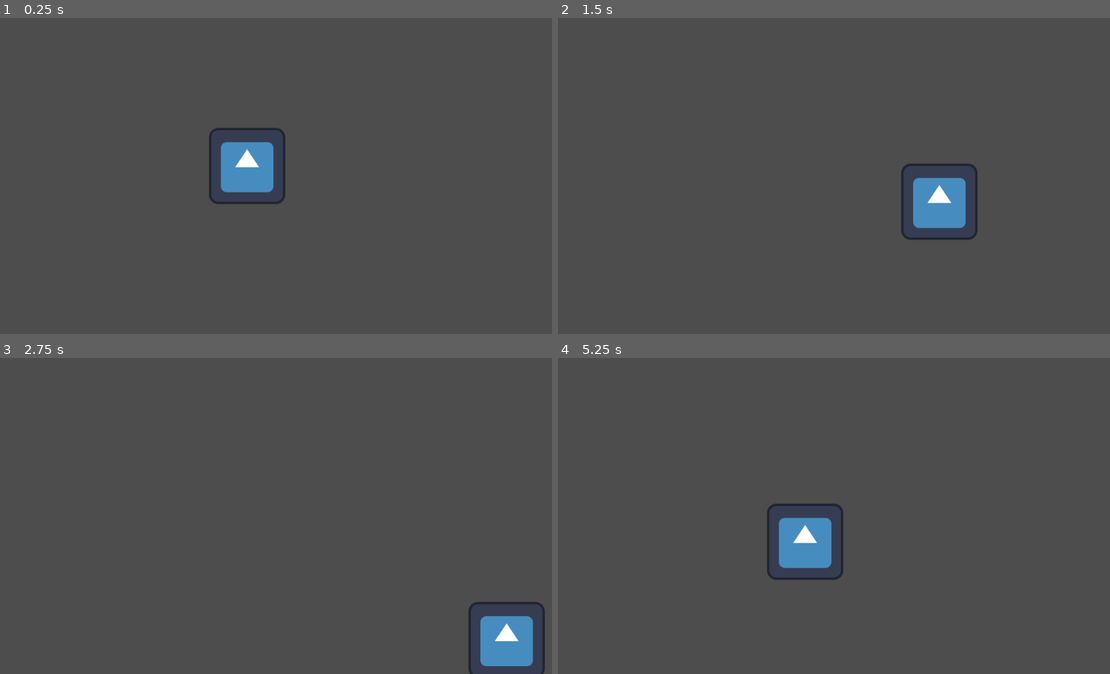
Above: before the commit, frames 1-4 (two rows, left to right).
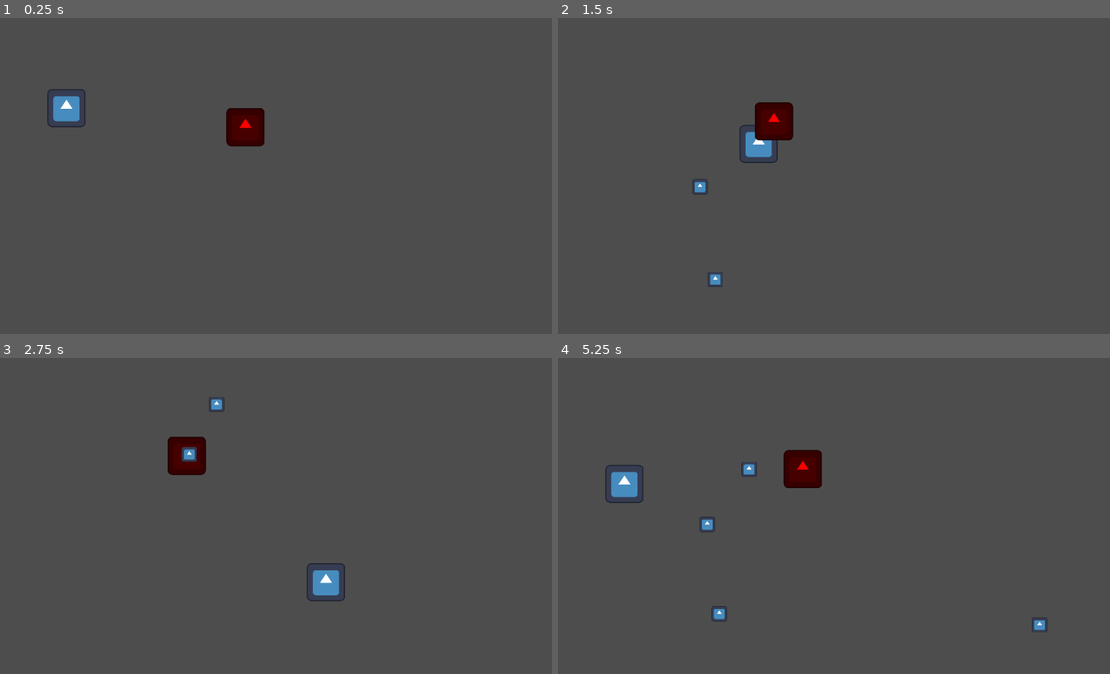
Above: after the commit, the same moments.

Repository: rakthalekk/EndureTheFungeon
Game: Godot game, scene res://src/enemy_scene.tscn
The game is run twice, just before and just after one commit, with the same random seed, the same clock (stepped at 60 frames per second) and the same inputs. Before the commit the project starts from res://src/main.tscn. The engine's default icon, where the game draws it, is replaced by a stand-in: a white triangle on a blue panel in a dark square.
Inputs (mouse positions are in pixels of both pictures, inside the frame that each line leads up to):
- Up to frame 1 (0.25 s): no input
- Up to frame 2 (1.5 s): tap Enter at 0.5 s; move the mouse to (949, 157) at 0.52 s; hold D (move_right) 0.53-1.28 s; move the mouse to (707, 188) at 1.27 s; hold S (move_down) from 1.28 s (still down)
- Up to frame 3 (2.75 s): move the mouse to (320, 443) at 2.02 s; release S (move_down) at 2.03 s; hold D (move_right) from 2.03 s (still down)
- Up to frame 4 (5.25 s): move the mouse to (795, 576) at 2.77 s; release D (move_right) at 2.78 s; hold W (move_up) 2.78-3.53 s; move the mouse to (994, 560) at 3.52 s; hold A (move_left) 3.53-5.03 s; move the mouse to (651, 465) at 4.27 s; move the mouse to (850, 512) at 5.02 s; hold S (move_down) from 5.03 s (still down)

The runs differ from the first frame. In frame 1, 3.1% of the frame differs, in the area x 8-52%, y 22-59%; in frame 2, 3.3%; in frame 3, 3.2%; in frame 4, 3.6%, in the area x 8-89%, y 29-87%.

Commit message:
more enemy patterns

Diff:
--- a/project.godot
+++ b/project.godot
@@ -11,7 +11,7 @@
 [application]
 
 config/name="Endure The Fungeon"
-run/main_scene="res://src/main.tscn"
+run/main_scene="res://src/enemy_scene.tscn"
 config/features=PackedStringArray("4.2", "GL Compatibility")
 config/icon="res://icon.svg"
 
@@ -19,6 +19,7 @@
 
 JokeDatabase="*res://src/joke_database.tscn"
 ProjectileDatabase="*res://src/projectile_database.tscn"
+EnemyDatabase="*res://src/enemy_database.tscn"
 
 [display]
 
--- a/src/PlayerMovement.gd
+++ /dev/null
@@ -1,22 +0,0 @@
-extends Area2D
-@export var move_speed = 400;
-var screen_size;
-
-# Called when the node enters the scene tree for the first time.
-func _ready():
-	pass # Replace with function body.
-	screen_size = get_viewport_rect().size;
-
-
-# Called every frame. 'delta' is the elapsed time since the previous frame.
-func _process(delta):
-	var velocity = Vector2.ZERO;
-	if Input.is_action_pressed("move_up"):
-		velocity.y = 1;
-	if Input.is_action_pressed("move_down"):
-		velocity.y = -1;
-	if Input.is_action_pressed("move_up"):
-		velocity.x = 1;
-	if Input.is_action_pressed("move_up"):
-		velocity.x = -1;
-	pass
--- a/src/PlayerScene.tscn
+++ /dev/null
@@ -1,19 +0,0 @@
-[gd_scene load_steps=4 format=3 uid="uid://b20sqy78h55q7"]
-
-[ext_resource type="Script" path="res://src/PlayerMovement.gd" id="1_c1ftk"]
-[ext_resource type="Texture2D" uid="uid://l11c7kl026c8" path="res://icon.svg" id="2_cmuy2"]
-
-[sub_resource type="CapsuleShape2D" id="CapsuleShape2D_bvmoh"]
-
-[node name="Player" type="Area2D"]
-script = ExtResource("1_c1ftk")
-metadata/_edit_group_ = true
-
-[node name="AnimatedSprite2D" type="AnimatedSprite2D" parent="."]
-visible = false
-
-[node name="CollisionShape2D" type="CollisionShape2D" parent="."]
-shape = SubResource("CapsuleShape2D_bvmoh")
-
-[node name="Sprite2D" type="Sprite2D" parent="."]
-texture = ExtResource("2_cmuy2")
--- a/src/enemy.gd
+++ b/src/enemy.gd
@@ -1,30 +1,37 @@
+class_name Enemy
 extends CharacterBody2D
 
 
-const SPEED = 50.0
+const BULLET = preload("res://src/enemy_bullet.tscn")
 
-const BULLET = preload("res://src/enemy_bullet.tscn")
+var data: EnemyData
 
 var player: CharacterBody2D
 var direction: Vector2
 
 var fire_direction: Vector2
 
-var move_patterns = ["Approach", "Flee", "Strafe"]
-var move_pattern = move_patterns.pick_random()
+enum MoveType {APPROACH, FLEE, STRAFE, CRAWL}
+enum ShootType {DIRECT, SPIRAL, SPREAD}
 
-var fire_patterns = ["Direct", "Spiral"]
-var fire_pattern = fire_patterns.pick_random()
+var move_pattern = MoveType.values().pick_random()
+#var move_pattern = MoveType.CRAWL
+
+var shoot_pattern = ShootType.values().pick_random()
+#var shoot_pattern = ShootType.DIRECT
 
 
 func _ready():
 	player = get_tree().get_first_node_in_group("player")
+	data = EnemyDatabase.get_enemy_data("Enemy")
 
-	if move_pattern == "Strafe":
+	if move_pattern == MoveType.STRAFE:
 		$WanderTimer.start(randf_range(1, 2))
 		direction = Vector2(1, 0)
+	elif move_pattern == MoveType.CRAWL:
+		$WaitTimer.start(1)
 
-	if fire_pattern == "Spiral":
+	if shoot_pattern == ShootType.SPIRAL:
 		fire_direction = Vector2(0, 1)
 		$ShootTimer.start(0.5)
 
@@ -32,30 +39,50 @@
 func _physics_process(delta):
 	movement()
 
-	velocity = direction * SPEED
+	velocity = direction * data.speed
 
 	move_and_slide()
 
 
 func movement():
 	match move_pattern:
-		"Approach":
-			direction = (player.global_position - global_position).normalized()
-		"Flee":
-			direction = (global_position - player.global_position).normalized()
-		"Strafe":
+		MoveType.APPROACH:
+			if global_position.distance_to(player.global_position) < data.nearby_distance:
+				direction = (player.global_position - global_position).normalized()
+			else:
+				direction = Vector2.ZERO
+		MoveType.FLEE:
+			if global_position.distance_to(player.global_position) < data.nearby_distance:
+				direction = (global_position - player.global_position).normalized()
+			else:
+				direction = Vector2.ZERO
+		MoveType.STRAFE:
+			pass
+		MoveType.CRAWL:
 			pass
 
 
 func shoot():
-	match fire_pattern:
-		"Direct":
+	match shoot_pattern:
+		ShootType.DIRECT:
 			fire_direction = (player.global_position - global_position).normalized()
-			$ShootTimer.start(1)
-		"Spiral":
-			fire_direction = fire_direction.rotated(deg_to_rad(45))
-			$ShootTimer.start(0.5)
+			$ShootTimer.start(0.7)
+			create_bullet()
+		ShootType.SPIRAL:
+			fire_direction = fire_direction.rotated(deg_to_rad(30))
+			$ShootTimer.start(0.3)
+			create_bullet()
+		ShootType.SPREAD:
+			fire_direction = (player.global_position - global_position).normalized()
+			create_bullet()
+			fire_direction = fire_direction.rotated(deg_to_rad(20))
+			create_bullet()
+			fire_direction = fire_direction.rotated(deg_to_rad(-40))
+			create_bullet()
+			$ShootTimer.start(2)
 
+
+func create_bullet():
 	var bullet = BULLET.instantiate() as EnemyBullet
 	bullet.global_position = global_position
 	bullet.heading = fire_direction
@@ -72,5 +99,18 @@
 
 
 func _on_wander_timer_timeout():
-	direction = -direction
-	$WanderTimer.start(randf_range(1, 2))
+	if move_pattern == MoveType.STRAFE:
+		direction = -direction
+		$WanderTimer.start(randf_range(1, 2))
+	elif move_pattern == MoveType.CRAWL:
+		direction = Vector2.ZERO
+		$WaitTimer.start(randf_range(1, 2))
+
+
+func _on_wait_timer_timeout():
+	if global_position.distance_to(player.global_position) < data.nearby_distance:
+		direction = (player.global_position - global_position).normalized()
+	else:
+		direction = Vector2(randf_range(-1, 1), randf_range(-1, 1)).normalized()
+
+	$WanderTimer.start(1)
--- a/src/enemy.tscn
+++ b/src/enemy.tscn
@@ -30,12 +30,17 @@
 shape = SubResource("CircleShape2D_v1sgm")
 
 [node name="ShootTimer" type="Timer" parent="."]
+wait_time = 0.7
 one_shot = true
 autostart = true
 
 [node name="WanderTimer" type="Timer" parent="."]
 one_shot = true
 
+[node name="WaitTimer" type="Timer" parent="."]
+one_shot = true
+
 [connection signal="body_entered" from="Hitbox" to="." method="_on_hitbox_body_entered"]
 [connection signal="timeout" from="ShootTimer" to="." method="_on_timer_timeout"]
 [connection signal="timeout" from="WanderTimer" to="." method="_on_wander_timer_timeout"]
+[connection signal="timeout" from="WaitTimer" to="." method="_on_wait_timer_timeout"]
--- /dev/null
+++ b/src/enemy_data.gd
@@ -0,0 +1,5 @@
+class_name EnemyData
+extends Sprite2D
+
+@export var speed = 100
+@export var nearby_distance = 300
--- /dev/null
+++ b/src/enemy_database.gd
@@ -0,0 +1,9 @@
+extends Node2D
+
+
+func _ready():
+	hide()
+
+
+func get_enemy_data(e_name: String) -> EnemyData:
+	return get_node(e_name)
--- /dev/null
+++ b/src/enemy_database.tscn
@@ -0,0 +1,13 @@
+[gd_scene load_steps=4 format=3 uid="uid://blke40aohuyab"]
+
+[ext_resource type="Script" path="res://src/enemy_database.gd" id="1_p5nma"]
+[ext_resource type="Script" path="res://src/enemy_data.gd" id="2_8oud8"]
+[ext_resource type="Texture2D" uid="uid://l11c7kl026c8" path="res://icon.svg" id="2_pql0y"]
+
+[node name="EnemyDatabase" type="Node2D"]
+script = ExtResource("1_p5nma")
+
+[node name="Enemy" type="Sprite2D" parent="."]
+position = Vector2(129, 96)
+texture = ExtResource("2_pql0y")
+script = ExtResource("2_8oud8")
--- a/src/enemy_scene.tscn
+++ b/src/enemy_scene.tscn
@@ -1,7 +1,16 @@
-[gd_scene load_steps=3 format=3 uid="uid://wn2538qw2rhv"]
+[gd_scene load_steps=6 format=3 uid="uid://wn2538qw2rhv"]
 
 [ext_resource type="PackedScene" uid="uid://ciovhmka66u24" path="res://src/player.tscn" id="1_35voa"]
 [ext_resource type="PackedScene" uid="uid://dyyk4ksg0wtxo" path="res://src/enemy.tscn" id="2_0xxjh"]
+
+[sub_resource type="RectangleShape2D" id="RectangleShape2D_jmbdf"]
+size = Vector2(966, 20)
+
+[sub_resource type="RectangleShape2D" id="RectangleShape2D_tpi7p"]
+size = Vector2(30, 543)
+
+[sub_resource type="RectangleShape2D" id="RectangleShape2D_ps3n0"]
+size = Vector2(987, 25)
 
 [node name="EnemyScene" type="Node2D"]
 
@@ -11,3 +20,32 @@
 
 [node name="Enemy" parent="." instance=ExtResource("2_0xxjh")]
 position = Vector2(446, 193)
+
+[node name="Walls" type="Node2D" parent="."]
+
+[node name="Wall" type="StaticBody2D" parent="Walls"]
+
+[node name="CollisionShape2D" type="CollisionShape2D" parent="Walls/Wall"]
+position = Vector2(473, 0)
+shape = SubResource("RectangleShape2D_jmbdf")
+
+[node name="Wall2" type="StaticBody2D" parent="Walls"]
+position = Vector2(484, 227)
+
+[node name="CollisionShape2D" type="CollisionShape2D" parent="Walls/Wall2"]
+position = Vector2(477, 43.5)
+shape = SubResource("RectangleShape2D_tpi7p")
+
+[node name="Wall3" type="StaticBody2D" parent="Walls"]
+position = Vector2(-16, 500)
+
+[node name="CollisionShape2D" type="CollisionShape2D" parent="Walls/Wall3"]
+position = Vector2(505.5, 42.5)
+shape = SubResource("RectangleShape2D_ps3n0")
+
+[node name="Wall4" type="StaticBody2D" parent="Walls"]
+position = Vector2(-476, 225)
+
+[node name="CollisionShape2D" type="CollisionShape2D" parent="Walls/Wall4"]
+position = Vector2(477, 43.5)
+shape = SubResource("RectangleShape2D_tpi7p")
--- a/src/projectile_database.tscn
+++ b/src/projectile_database.tscn
@@ -14,5 +14,5 @@
 script = ExtResource("2_be0wl")
 speed = 300.0
 damage = 1
-despawn_time = 1.0
+despawn_time = 2.0
 acceleration = 1.0
